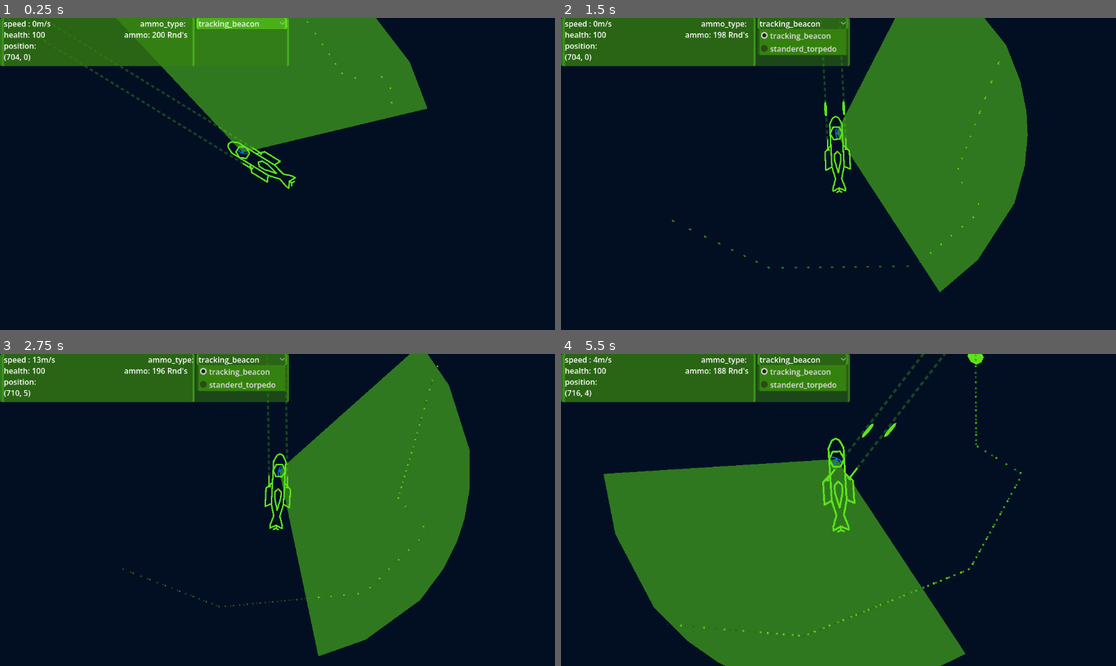
Above: before the commit, frames 1-4 (two rows, left to right).
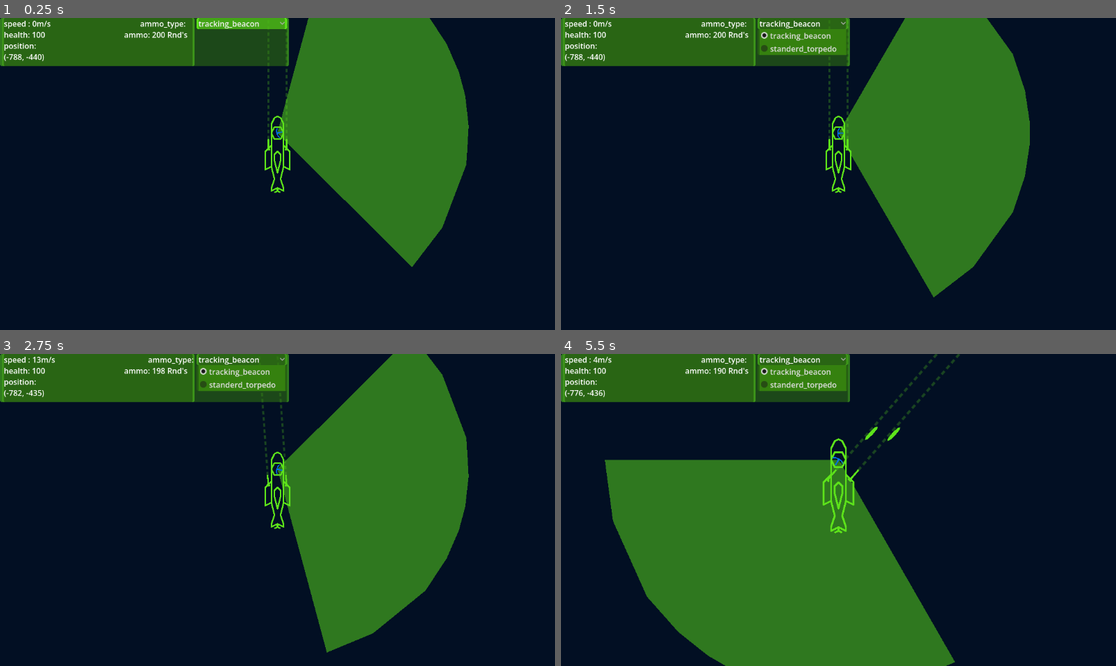
Above: after the commit, the same moments.

Repository: Codename1001/radar-game
Game: Godot game, scene res://scenes/world.tscn
The game is run twice, just before and just after one commit, with the same random seed, the same clock (stepped at 60 frames per second) and the same inputs.
Inputs (mouse positions are in pixels of both pictures, inside the frame that each line leads up to):
- Up to frame 1 (0.25 s): no input
- Up to frame 2 (1.5 s): click "tracking_beacon" at 0.5 s; move the mouse to (960, 158) at 1.27 s; hold D (right) from 1.28 s (still down); tap Space (shoot) at 1.35 s
- Up to frame 3 (2.75 s): move the mouse to (166, 525) at 2.02 s; release D (right) at 2.03 s; hold S (down) from 2.03 s (still down); tap Q (aim guns left) at 2.1 s; tap Space (shoot) at 2.3 s
- Up to frame 4 (5.5 s): move the mouse to (894, 441) at 2.77 s; release S (down) at 2.78 s; hold D (right) 2.78-3.53 s; hold E (aim guns right) 2.78-3.53 s; tap Space (shoot) at 3.05, 3.6, 4.55, 5.3 s; move the mouse to (810, 572) at 3.52 s; hold W (up) 3.53-4.28 s; move the mouse to (1005, 556) at 4.27 s; hold Up (zoom in) 4.28-5.03 s; hold A (left) from 4.28 s (still down); tap Tab (scan map) at 4.9 s; move the mouse to (672, 463) at 5.02 s; tap Down (zoom out) at 5.1 s

The runs differ from the first frame. In frame 1, 20% of the frame differs, in the area x 1-85%, y 0-80%; in frame 2, 2.0%; in frame 3, 2.4%; in frame 4, 3.5%.

Commit message:
fixed blue rendering v1.3.2

Diff:
--- a/scenes/components/camera_2d.tscn
+++ b/scenes/components/camera_2d.tscn
@@ -5,7 +5,6 @@
 [node name="Camera2D" type="Camera2D" unique_id=1048905295]
 ignore_rotation = false
 zoom = Vector2(0.79, 0.79)
-position_smoothing_enabled = true
-rotation_smoothing_enabled = true
-rotation_smoothing_speed = 2.25
+limit_enabled = false
+rotation_smoothing_speed = 1.0
 script = ExtResource("1_y3knd")
--- a/scenes/components/permenint_marker.gd
+++ b/scenes/components/permenint_marker.gd
@@ -38,7 +38,7 @@
 		await get_tree().create_timer(.5).timeout
 		tween = create_tween()
 		tween.tween_property(self,"global_scale",Vector2(1,1),.4).set_trans(Tween.TRANS_LINEAR)
-		if type.is_in_group("entity"):
+		if type.is_in_group("friendly"):
 			change_color("blue")
 		if type.is_in_group("enemy"):
 			change_color("red")
--- a/scenes/components/scaner.gd
+++ b/scenes/components/scaner.gd
@@ -23,7 +23,7 @@
 		if i.is_colliding():
 			var new_marker = marker_scene.instantiate()
 			new_marker.global_position = i.get_collider().to_local(i.get_collision_point())
-			if i.get_collider().is_in_group("entity"):
+			if i.get_collider().is_in_group("friendly"):
 				new_marker.change_color("blue")
 			if i.get_collider().is_in_group("enemy"):
 				new_marker.change_color("red")
--- a/scenes/world.tscn
+++ b/scenes/world.tscn
@@ -28,6 +28,42 @@
 position = Vector2(0, 1)
 shape = SubResource("RectangleShape2D_egkf8")
 
+[node name="enamy4" type="CharacterBody2D" parent="world objects" unique_id=949831319 groups=["friendly"]]
+position = Vector2(-2136.0527, -440.284)
+slide_on_ceiling = false
+script = ExtResource("2_k0juu")
+
+[node name="CollisionShape2D" type="CollisionShape2D" parent="world objects/enamy4" unique_id=2050696911]
+position = Vector2(0, 1)
+shape = SubResource("RectangleShape2D_egkf8")
+
+[node name="enamy5" type="CharacterBody2D" parent="world objects" unique_id=2006048030 groups=["friendly"]]
+position = Vector2(-2237.5059, -344.904)
+slide_on_ceiling = false
+script = ExtResource("2_k0juu")
+
+[node name="CollisionShape2D" type="CollisionShape2D" parent="world objects/enamy5" unique_id=972520163]
+position = Vector2(0, 1)
+shape = SubResource("RectangleShape2D_egkf8")
+
+[node name="enamy6" type="CharacterBody2D" parent="world objects" unique_id=1115009039 groups=["friendly"]]
+position = Vector2(-2342.963, -411.244)
+slide_on_ceiling = false
+script = ExtResource("2_k0juu")
+
+[node name="CollisionShape2D" type="CollisionShape2D" parent="world objects/enamy6" unique_id=2054472988]
+position = Vector2(0, 1)
+shape = SubResource("RectangleShape2D_egkf8")
+
+[node name="enamy7" type="CharacterBody2D" parent="world objects" unique_id=538140533 groups=["friendly"]]
+position = Vector2(-2136.0527, -538.29407)
+slide_on_ceiling = false
+script = ExtResource("2_k0juu")
+
+[node name="CollisionShape2D" type="CollisionShape2D" parent="world objects/enamy7" unique_id=2086433050]
+position = Vector2(0, 1)
+shape = SubResource("RectangleShape2D_egkf8")
+
 [node name="enamy3" type="CharacterBody2D" parent="world objects" unique_id=1976834046 groups=["enemy", "friendly"]]
 position = Vector2(-2237.5059, -440.28394)
 slide_on_ceiling = false
@@ -40,7 +76,7 @@
 [node name="walls" type="StaticBody2D" parent="world objects" unique_id=1225387634 groups=["object"]]
 
 [node name="CollisionPolygon2D" type="CollisionPolygon2D" parent="world objects/walls" unique_id=1665076475]
-position = Vector2(-28.099121, 0)
+position = Vector2(-71.65906, 0)
 build_mode = 1
 polygon = PackedVector2Array(224, 512, 728, 624, 1064, 696, 1448, 624, 1616, 472, 1712, 136, 1640, -240, 1462.6852, -38 …(4167 unchanged characters)…
 
@@ -61,5 +97,5 @@
 polygon = PackedVector2Array(-32.424316, -83.11493, 66.0697, -67.142914, 79.37976, 56.640076, 17.103027, 24.932953, -18.833984, 136.737, -74.73602, 185.98395, -129.58728, 175.09906, -76.34729, 87.25311, -98.97424, 41.999084, -113.615234, -4.5859375, -51.058228, -71.135925)
 
 [node name="player" parent="." unique_id=866916123 instance=ExtResource("1_rwgxs")]
-position = Vector2(1408.7073, 0)
+position = Vector2(-1575.8577, -880.69135)
 rotation = -1.8064158
Not shown, changed: exports/index.html
Not shown, changed: exports/index.pck
Not shown, changed: exports/index.service.worker.js
